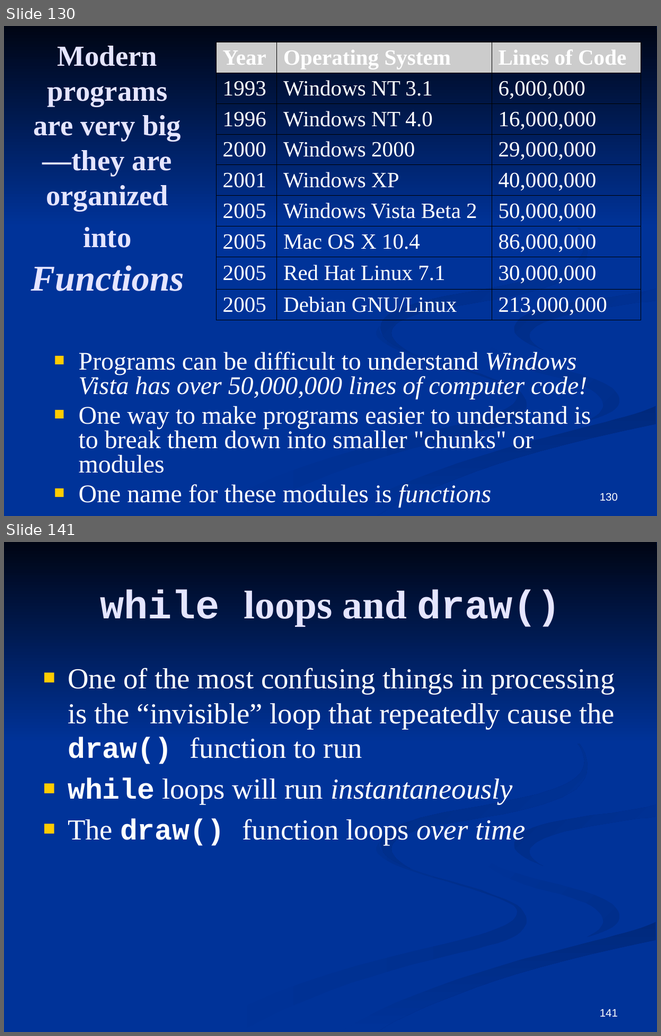
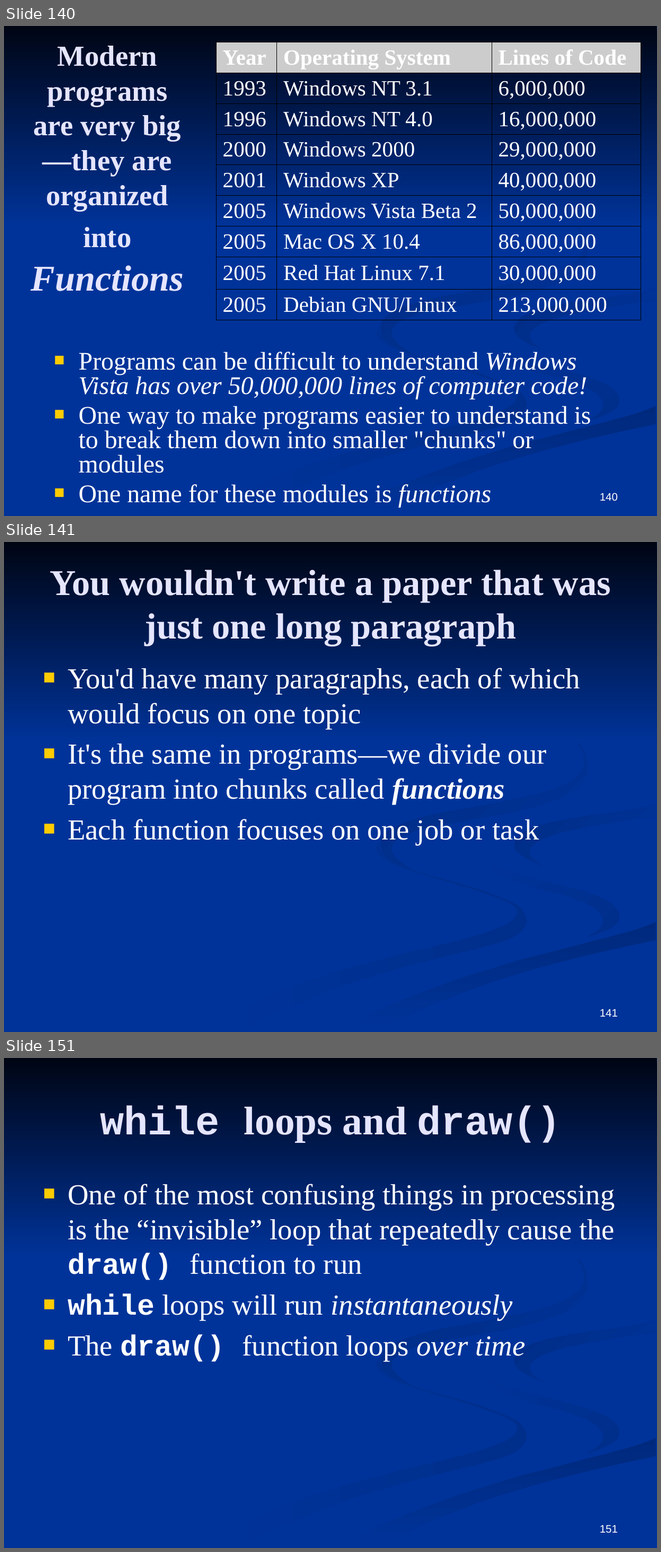
Before and after one commit to CSCamp/CSCamp.github.io, a slide deck: CSCamp.pptx. Shown one above the other, each under a label of ours: slides 130 and 141 before the commit, slides 140, 141 and 151 after it; the slides between them are not shown. The pictures are 661x1036 and 661x1552 pixels, drawn with LibreOffice and Linux fonts; fonts in the diff are those of the drawing. Boxes give left, top, right and bottom in pixels: in the first picture for what was removed or moved away, otherwise in the second. Text is boxed around its words. In the diff, an @@ line names an element or a change of style, - is before the commit and + after.

```diff
--- a/CSCamp.pptx
+++ b/CSCamp.pptx
@@ slide 141 added at [4, 542, 657, 1032], background #003399; not listed: 7 template elements that a slide beside it also shows @@
@@ title added at [50, 570, 611, 645], 40 pt, text #E5E5FF, bold @@
+You wouldn't write a paper that was just one long paragraph
@@ text added at [68, 668, 580, 845], 32 pt, text #FFFFFF @@
+■ You'd have many paragraphs, each of which would focus on one topic
+■ It's the same in programs—we divide our program into chunks called functions
+■ Each function focuses on one job or task
@@ page number added at [600, 1009, 618, 1016], 12 pt, text #FFFFFF @@
+141
@@ what was slide 130 is now slide 140 @@
@@ page number at [600, 492, 618, 501]: text changed @@
-130
+140
@@ what was slide 141 is now slide 151 @@
@@ page number at [600, 1525, 618, 1533]: text changed @@
-141
+151
```
Also in this commit, not shown: 1 slide changed, 10 other slides added, 1 slide removed, 5 other files.
